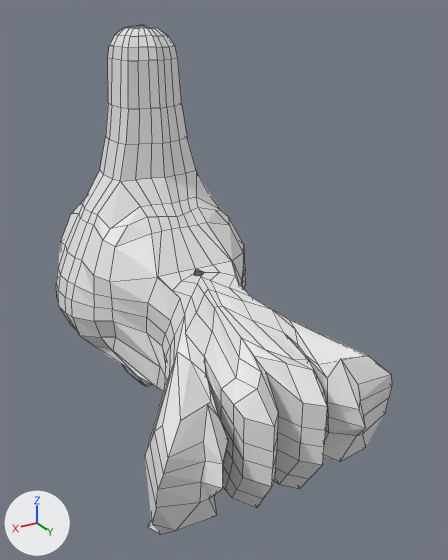
What one commit did to the Blender file 3D/WILSONNNN!!!!.blend.
The view is the same before and after, from a 50 mm lens placed at (1.24, 2.8, 0.89), pointed at (-0.12, 0.54, -0.24). The axes (+X, +Y, +Z) are drawn at lower left. The lights are the same throughout. Mesh edges are drawn as thin lines.
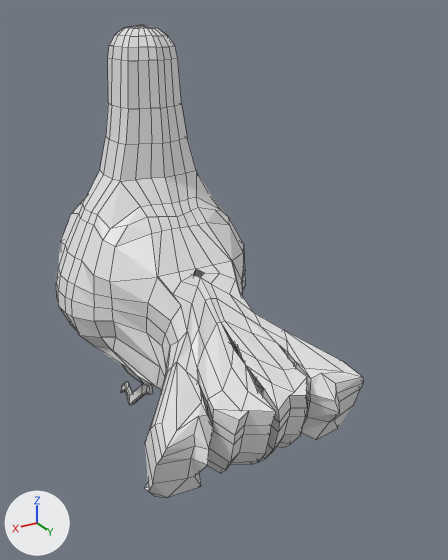
Boxes [x1, y1, x2, y2] around the edits, measured in the pictures (448 x 560 px):
'Cube', reshaped (9% narrower, 7% shorter)
    before: [56, 25, 392, 534]
    after: [56, 25, 363, 498]
part 1 of me_cube_001, built on
    before: [145, 261, 392, 534]
    after: [145, 261, 363, 498]
part 2 of me_cube_001, built on
    before: [132, 376, 150, 386]
    after: [121, 378, 153, 405]

Edits to the bpy script that builds the scene:
```text
Change me_cube_001:
    used by ob_cube; location = (0.0, 0.0, -0.369); scale = (0.372, 0.372, 0.372)
    remove me_cube_001.from_pydata(...)  # 406 vertices, 377 faces; spans x 0.0..1.5, y -1.27..3.51, z -1.71..3.25
    add me_cube_001.from_pydata(...)  # 438 vertices, 410 faces; spans x 0.0..1.36, y -1.27..3.14, z -1.98..3.25
    me_cube_001 part 1
    4 vertices in x 0.01..0.31, y 1.58..1.63, z -1.04..-1.02 move by (0.0, -0.03, 0.02)
    3 vertices in x 0.0..0.27, y 1.41..1.46, z 0.45..0.48 move by (0.0, 0.0, -0.01)
    139 vertices move from x 0.0..1.5, y 1.53..3.51, z -1.71..0.41 to x 0.0..1.36, y 1.54..3.14, z -1.49..0.37
    1 new face joins them
    me_cube_001 part 2
    3 faces are deleted
    4 vertices move from x 0.34..0.46, y 0.48..0.64, z -1.45..-1.41 to x 0.35..0.44, y 0.49..0.63, z -1.45..-1.4
    26 vertices are added at x 0.35..0.53, y -0.23..0.67, z -1.98..-1.51
    6 new vertices lie (0.04, 0.0, 0.0) away from vertices in x 0.37..0.47, y -0.23..0.67, z -1.98..-1.54
    35 new faces join them
```
